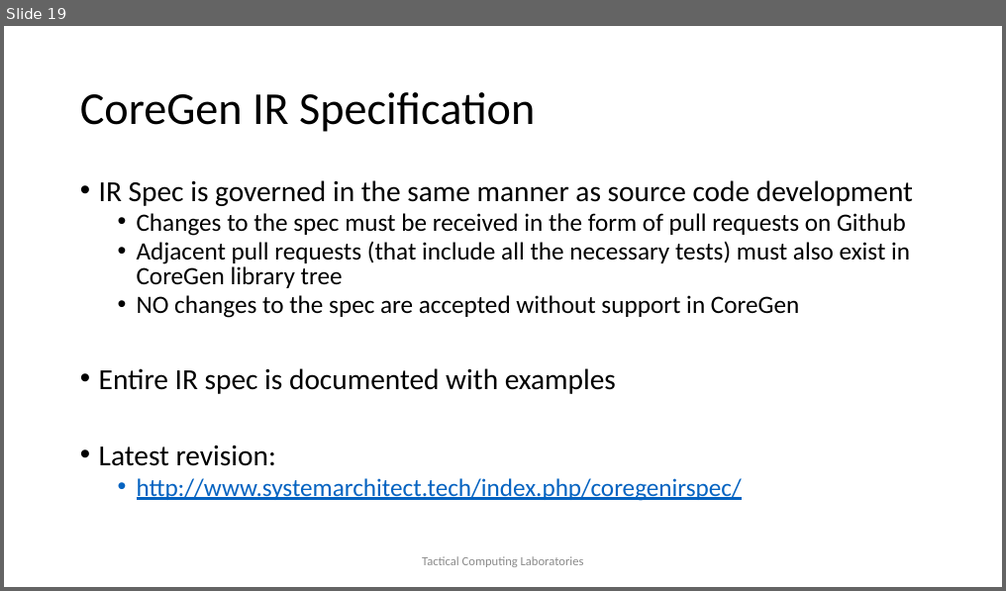
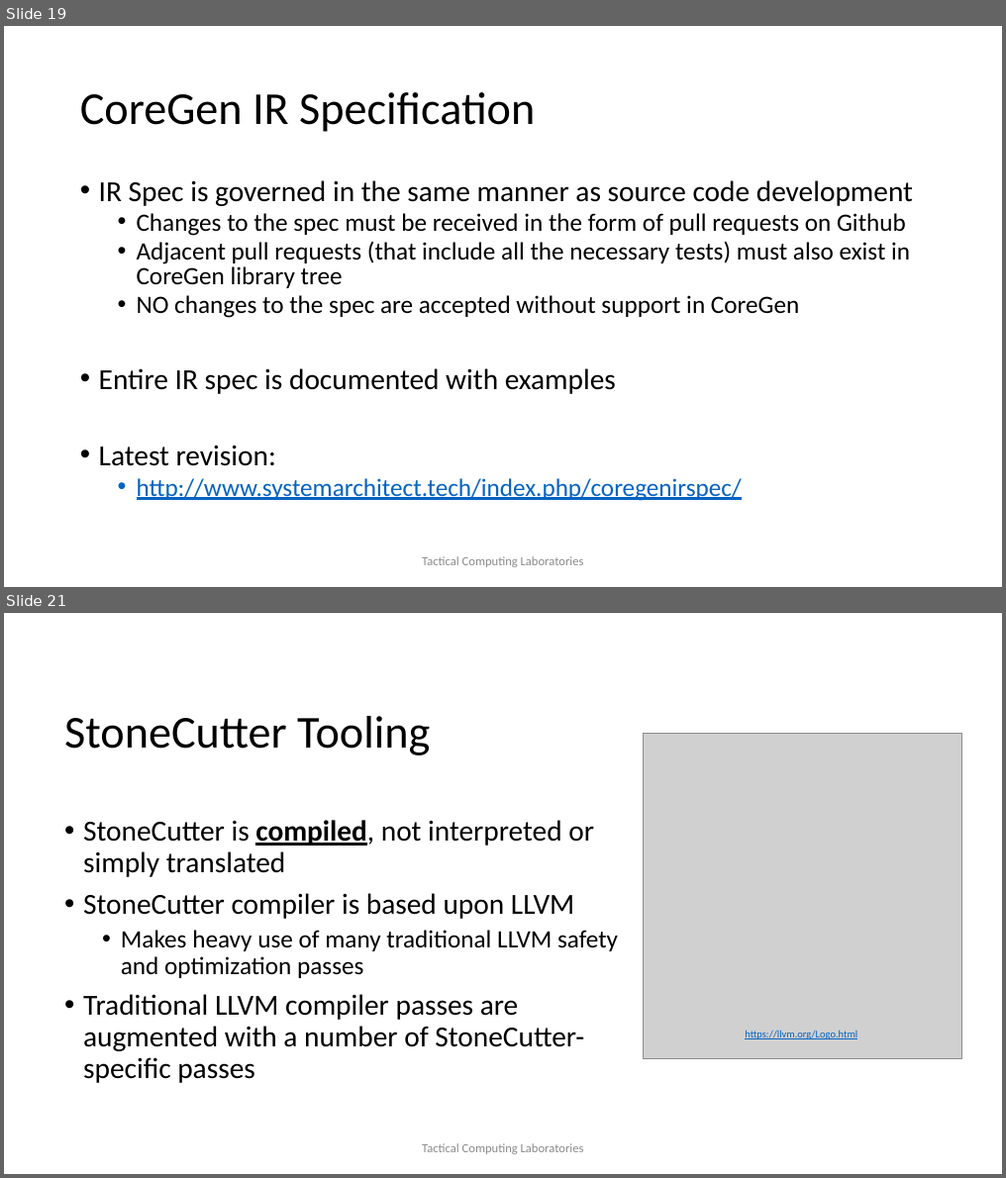
Before and after one commit to opensocsysarch/CoreGenTutorials, a slide deck: LEVEL0/SysArchDesignConcepts_LEVEL0.pptx. Shown one above the other, each under a label of ours: slide 19 before the commit, slides 19 and 21 after it; the slides between them are not shown. The pictures are 1006x591 and 1006x1178 pixels, drawn with LibreOffice and Linux fonts; fonts in the diff are those of the drawing; grey boxes stand for pictures; background and template pictures are left out. Boxes give left, top, right and bottom in pixels: in the first picture for what was removed or moved away, otherwise in the second. Text is boxed around its words. In the diff, an @@ line names an element or a change of style, - is before the commit and + after.

Commit message:
adding stonecutter text to level 0 tutorial

```diff
--- a/LEVEL0/SysArchDesignConcepts_LEVEL0.pptx
+++ b/LEVEL0/SysArchDesignConcepts_LEVEL0.pptx
@@ slide 21 added at box(4, 613, 1002, 1174), background #FFFFFF @@
@@ title added at box(64, 716, 430, 756), 44 pt, text #000000 @@
+StoneCutter Tooling
@@ picture added at box(644, 733, 962, 1059) @@
@@ text added at box(83, 820, 618, 1083), 28 pt, text #000000 @@
+• StoneCutter is compiled, not interpreted or simply translated
+• StoneCutter compiler is based upon LLVM
+  • Makes heavy use of many traditional LLVM safety and optimization passes
+• Traditional LLVM compiler passes are augmented with a number of StoneCutter-specific passes
@@ text added at box(745, 1030, 857, 1040), 10 pt, text #0563C1, underline @@
+https://llvm.org/Logo.html
@@ text added at box(422, 1144, 584, 1155), 12 pt, text #8C8C8C @@
+Tactical Computing Laboratories
```
Also in this commit, not shown: 1 slide changed, 4 other slides added, 1 other file.
